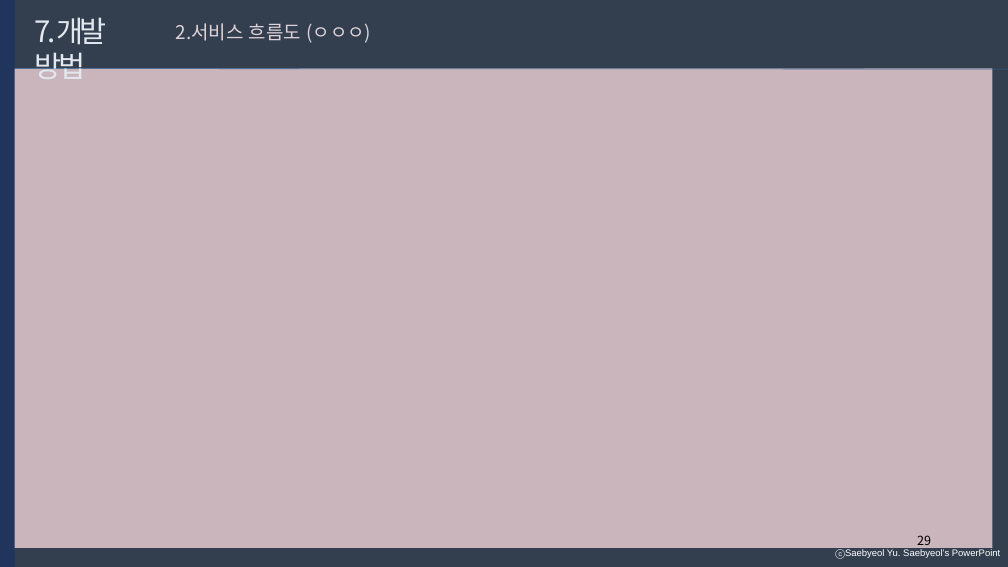
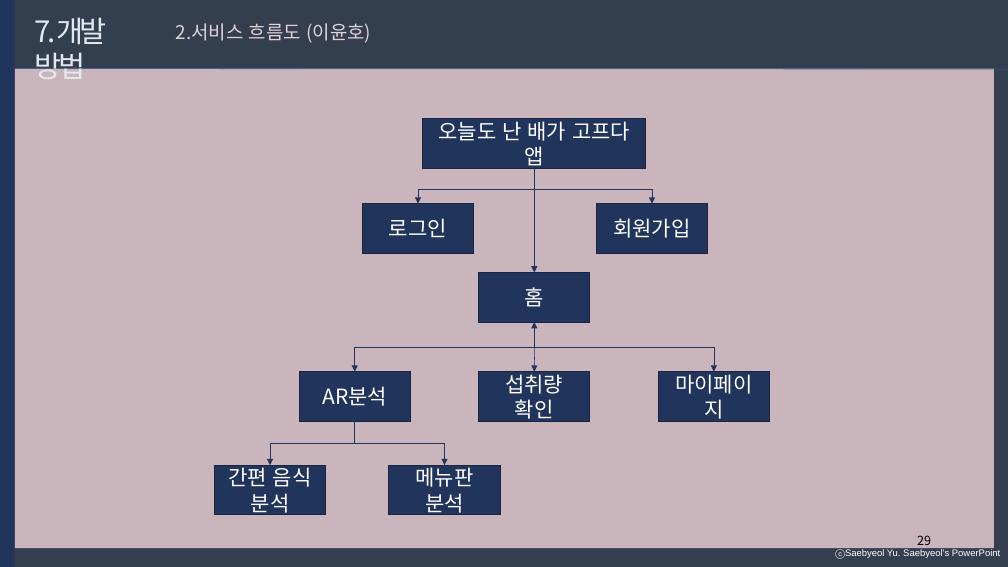
Before and after one commit to developerYHLee/University_Homework, a slide deck: slide 29 of 기말과제.pptx. Drawn at 1008x567 pixels with LibreOffice and Linux fonts; fonts in the diff are those of the drawing. Boxes give left, top, right and bottom in pixels: in the first picture for what was removed or moved away, otherwise in the second. Text is boxed around its words. In the diff, an @@ line names an element or a change of style, - is before the commit and + after.

```diff
--- a/기말과제.pptx
+++ b/기말과제.pptx
@@ text at [176,23,371,43]: text changed @@
-2.서비스 흐름도 (ㅇㅇㅇ)
+2.서비스 흐름도 (이윤호)
@@ rectangle added at [423,119,646,169], fill #21345C, outline #182644 1 pt, 20 pt, text #FFFFFF @@
+오늘도 난 배가 고프다 앱
@@ arrow added from (535, 169) to (535, 272), #21345C 0.5 pt @@
@@ rectangle added at [362,203,473,253], fill #21345C, outline #182644 1 pt, 20 pt, text #FFFFFF @@
+로그인
@@ elbow arrow added from (535, 189) to (418, 203), #21345C 0.5 pt @@
@@ elbow arrow added from (535, 189) to (652, 203), #21345C 0.5 pt @@
@@ rectangle added at [597,203,708,253], fill #21345C, outline #182644 1 pt, 20 pt, text #FFFFFF @@
+회원가입
@@ rectangle added at [479,272,590,322], fill #21345C, outline #182644 1 pt, 20 pt, text #FFFFFF @@
+홈
@@ elbow double arrow added from (535, 322) to (355, 372), #21345C 0.5 pt @@
@@ elbow arrow added from (535, 347) to (714, 372), #21345C 0.5 pt @@
@@ arrow added from (535, 346) to (535, 372), #21345C 0.5 pt @@
@@ rectangle added at [299,372,411,422], fill #21345C, outline #182644 1 pt, 20 pt, text #FFFFFF @@
+AR분석
@@ rectangle added at [479,372,590,422], fill #21345C, outline #182644 1 pt, 20 pt, text #FFFFFF @@
+섭취량 확인
@@ rectangle added at [659,372,770,422], fill #21345C, outline #182644 1 pt, 20 pt, text #FFFFFF @@
+마이페이지
@@ elbow arrow added from (355, 421) to (270, 465), #21345C 0.5 pt @@
@@ elbow arrow added from (355, 421) to (445, 465), #21345C 0.5 pt @@
@@ rectangle added at [215,465,326,515], fill #21345C, outline #182644 1 pt, 20 pt, text #FFFFFF @@
+간편 음식 분석
@@ rectangle added at [389,465,500,515], fill #21345C, outline #182644 1 pt, 20 pt, text #FFFFFF @@
+메뉴판 분석
```
Also in this commit, not shown: 1 other slide changed.
